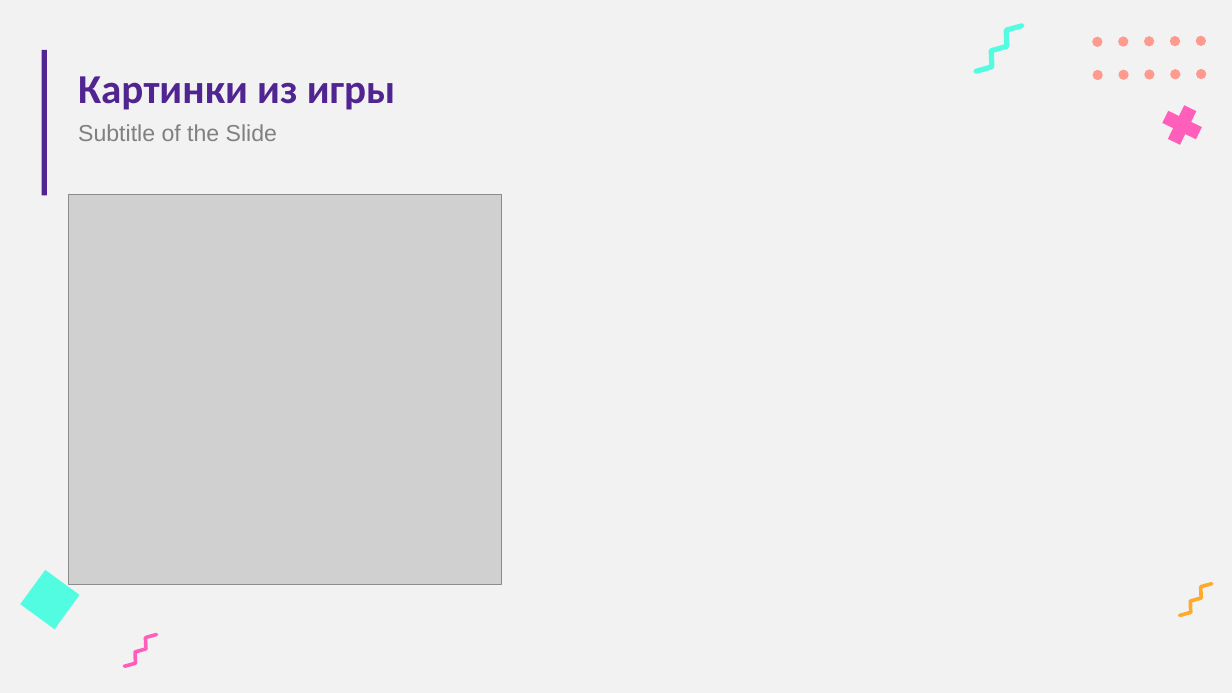
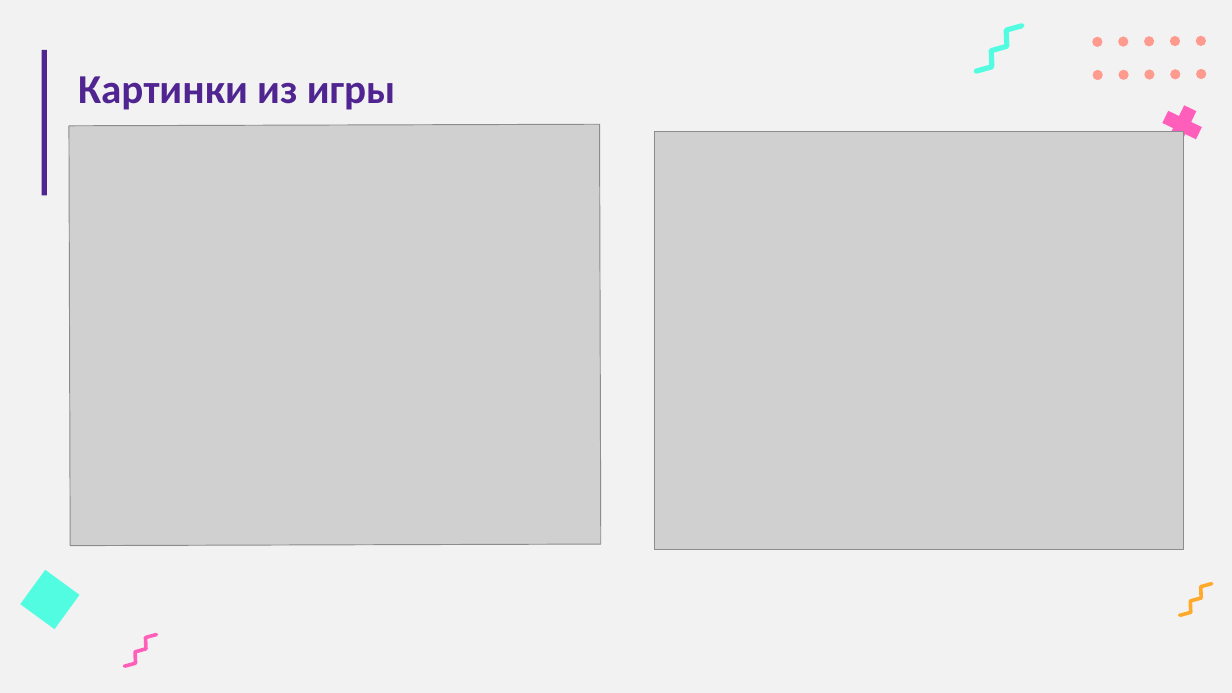
Before and after one commit to ullvea/project_pygame, a slide deck: slide 5 of for project protection/Черновик презентации.pptx. Drawn at 1232x693 pixels with LibreOffice and Linux fonts; fonts in the diff are those of the drawing; grey boxes stand for pictures. Boxes give left, top, right and bottom in pixels: in the first picture for what was removed or moved away, otherwise in the second. Text is boxed around its words. In the diff, an @@ line names an element or a change of style, - is before the commit and + after.

```diff
--- a/for project protection/Черновик презентации.pptx
+++ b/for project protection/Черновик презентации.pptx
@@ picture at [69,124,601,545]: rotation 0 to 359 degrees @@
@@ subtitle removed at [78,124,277,141] @@
-Subtitle of the Slide
@@ picture added at [655,131,1184,549] @@
```
Also in this commit, not shown: 6 other slides changed, 1 slide added, 1 slide removed, 1 other file.
